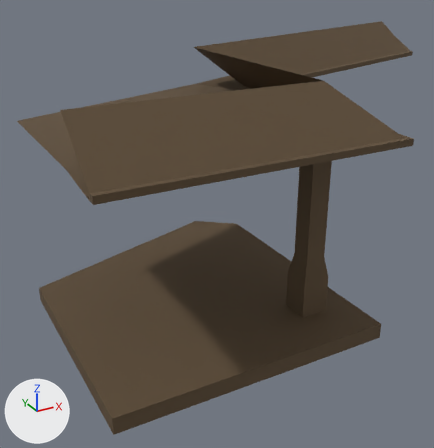
The FBX model Content/Game_Art/FBX/Archi/SM_Porche.fbx as it was, and as the next commit left it.
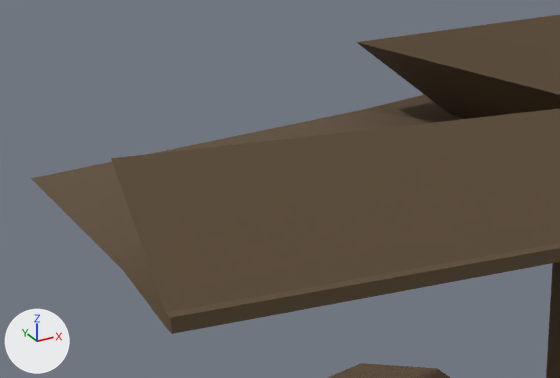
Each version is shown whole from a 50 mm camera at (-1.85, -10.35, 5.68) aimed at (4.07, 0.41, 0.31), then close up on the part from 0% to 70% of the width and 5% to 51% of the height. The lights are fixed; the arrows at lower left show +X, +Y and +Z. Vertices at the same position are counted once.

In view in the first close-up: 'SM_Porche'.
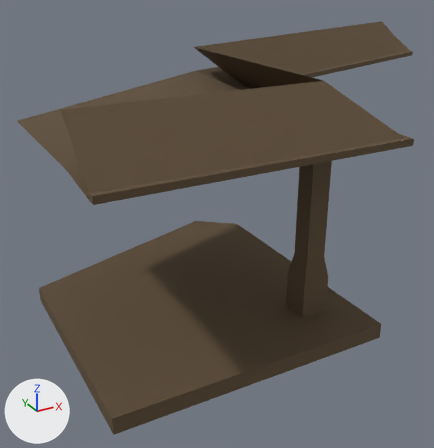
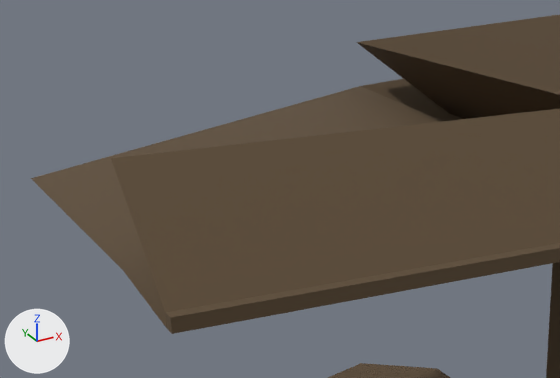
Location of each change, (x1, y1, x2, y2) in pixels of the close-ups (560 x 378 px; the box of a moved part takes in the faces that stretch with it):
part 1 of me_mesh, moved or reshaped
    before: (31, 95, 461, 270)
    after: (31, 79, 461, 270)

The change in detail:
me_mesh has 60 vertices, 44 faces and spans x 0.0..12.3, y -4.05..4.13, z -0.28..4.0.
me_mesh is used by ob_sm_porche; location (0.0, 0.0, 0.0).
Part 1, on me_mesh:
Vertex 5 of me_mesh moves from (4.1, 1.44, 3.22) at pixel (360, 110) to (4.1, 1.44, 3.5) at pixel (360, 85).
